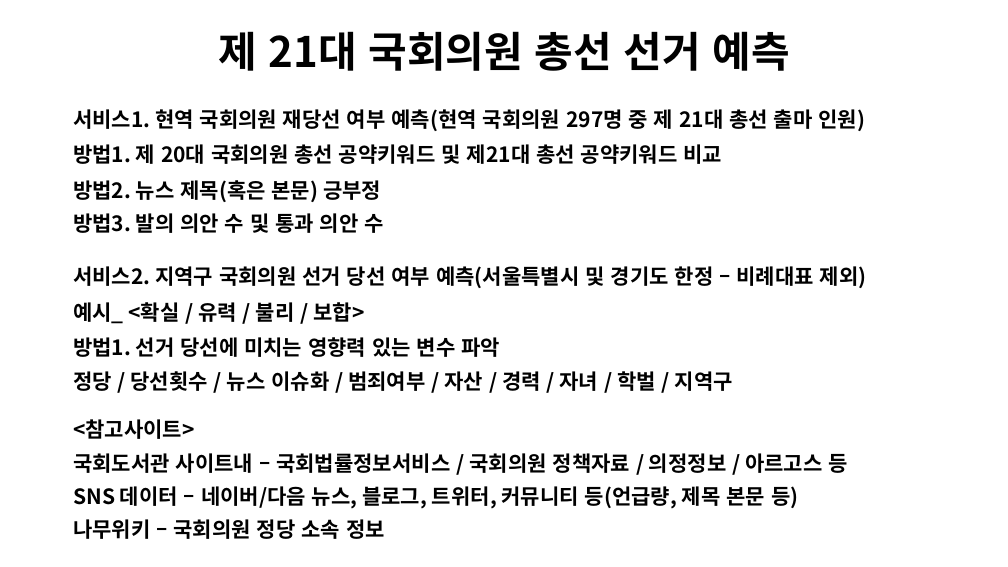
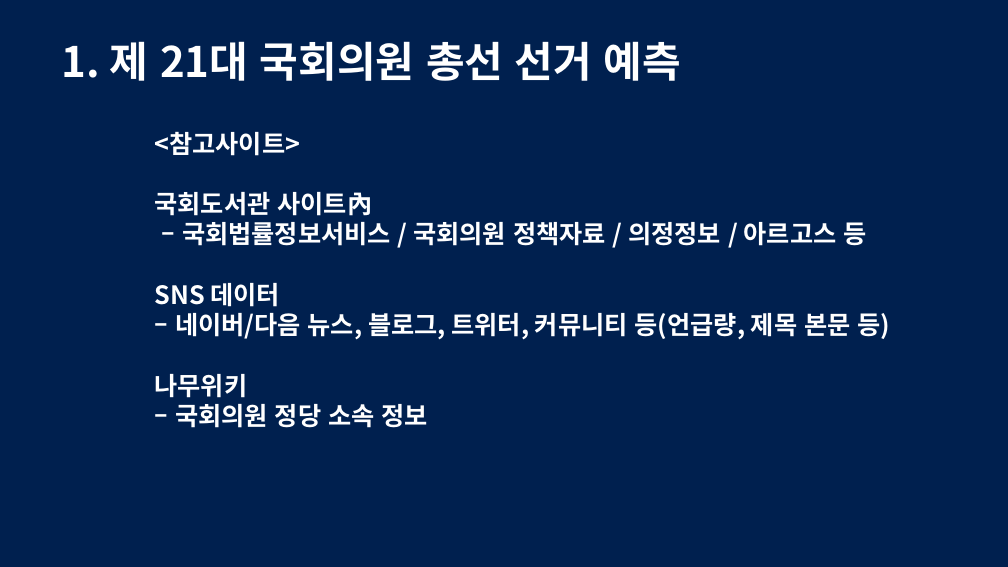
Before and after one commit to drhee0919/Rhee, a slide deck: slide 5 of 주제 발표.pptx. Drawn at 1008x567 pixels with LibreOffice and Linux fonts; fonts in the diff are those of the drawing. Boxes give left, top, right and bottom in pixels: in the first picture for what was removed or moved away, otherwise in the second. Text is boxed around its words. In the diff, an @@ line names an element or a change of style, - is before the commit and + after.

```diff
--- a/주제 발표.pptx
+++ b/주제 발표.pptx
@@ rectangle added at <box>0,0,1008,567</box>, fill #00204F @@
@@ text "1. 제 21대 국회의원 총선 ..." at <box>62,41,681,81</box>: vertical alignment bottom to top @@
@@ text at <box>62,41,681,81</box>: text changed; text colour #000000 to #FFFFFF @@
-제 21대 국회의원 총선 선거 예측
+1. 제 21대 국회의원 총선 선거 예측
@@ text removed at <box>73,109,865,233</box> @@
-서비스1. 현역 국회의원 재당선 여부 예측(현역 국회의원 297명 중 제 21대 총선 출마 인원)
-방법1. 제 20대 국회의원 총선 공약키워드 및 제21대 총선 공약키워드 비교
-방법2. 뉴스 제목(혹은 본문) 긍부정
-방법3. 발의 의안 수 및 통과 의안 수
@@ text "<참고사이트>": place and size @@
-text "<참고사이트>" at <box>73,419,848,539</box>
+text "<참고사이트>" at <box>154,131,891,428</box>
@@ text at <box>154,131,300,156</box>: size 20 to 24 pt, text colour #000000 to #FFFFFF in "<참고사이트>"; line spacing 0.9 to 1; less space between paragraphs @@
@@ text at <box>154,192,891,428</box>: text changed; size 20 to 24 pt; text colour #000000 to #FFFFFF @@
-국회도서관 사이트내 – 국회법률정보서비스 / 국회의원 정책자료 / 의정정보 / 아르고스 등
-SNS 데이터 – 네이버/다음 뉴스, 블로그, 트위터, 커뮤니티 등(언급량, 제목 본문 등)
-나무위키 – 국회의원 정당 소속 정보
+국회도서관 사이트內
+– 국회법률정보서비스 / 국회의원 정책자료 / 의정정보 / 아르고스 등
+SNS 데이터
+– 네이버/다음 뉴스, 블로그, 트위터, 커뮤니티 등(언급량, 제목 본문 등)
+나무위키
+– 국회의원 정당 소속 정보
@@ text removed at <box>73,266,867,391</box> @@
-서비스2. 지역구 국회의원 선거 당선 여부 예측(서울특별시 및 경기도 한정 – 비례대표 제외)
-예시_ <확실 / 유력 / 불리 / 보합>
-방법1. 선거 당선에 미치는 영향력 있는 변수 파악
-정당 / 당선횟수 / 뉴스 이슈화 / 범죄여부 / 자산 / 경력 / 자녀 / 학벌 / 지역구
```
Also in this commit, not shown: 2 other slides changed, 7 slides added, 1 slide removed.
